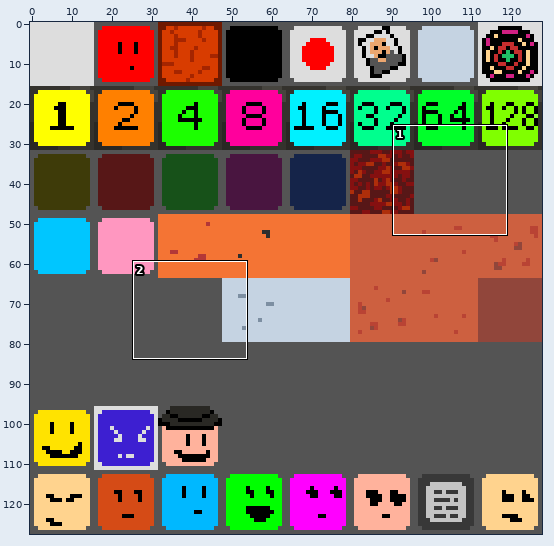
Sprite sheet: data/art/sprites.png. Above: a wide view before the commit, with the close-up outlined.
Close-up. First the earlier version:
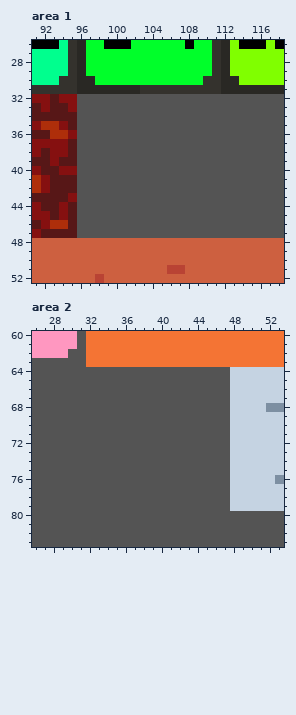
The file is 128x128 pixels. Colours within 5 levels of each other are drawn and written as one. Shown: area 1: x 91..118, y 26..52; area 2: x 26..53, y 60..83.
New version:
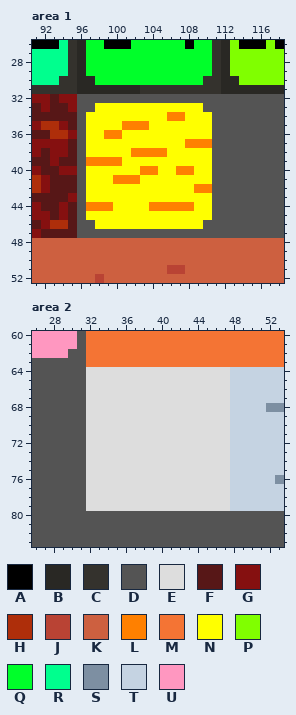
Palette (. is transparent): A #000000  B #292824  C #34322d  D #545454  E #dddddd  F #571717  G #851010  H #ae2e0a  J #b94334  K #cd6040  L #ff8000  M #f47434  N #ffff00  P #80ff00  Q #00ff2a  R #00ff8e  S #7d8fa2  T #c5d3e2  U #ff97c0
Edits made:
--- area 1
@@ x 95..112 @@
 32 GDDDDDDDDDDDDDDDDD
-33 GDDDDDDDDDDDDDDDDD
-34 FDDDDDDDDDDDDDDDDD
-35 FDDDDDDDDDDDDDDDDD
-36 GDDDDDDDDDDDDDDDDD
-37 FDDDDDDDDDDDDDDDDD
-38 FDDDDDDDDDDDDDDDDD
-39 FDDDDDDDDDDDDDDDDD
-40 GDDDDDDDDDDDDDDDDD
-41 FDDDDDDDDDDDDDDDDD
-42 FDDDDDDDDDDDDDDDDD
-43 GDDDDDDDDDDDDDDDDD
-44 FDDDDDDDDDDDDDDDDD
-45 FDDDDDDDDDDDDDDDDD
-46 FDDDDDDDDDDDDDDDDD
+33 GDDNNNNNNNNNNNNDDD
+34 FDNNNNNNNNNLLNNNDD
+35 FDNNNNLLLNNNNNNNDD
+36 GDNNLLNNNNNNNNNNDD
+37 FDNNNNNNNNNNNLLLDD
+38 FDNNNNNLLLLNNNNNDD
+39 FDLLLLNNNNNNNNNNDD
+40 GDNNNNNNLLNNLLNNDD
+41 FDNNNLLLNNNNNNNNDD
+42 FDNNNNNNNNNNNNLLDD
+43 GDNNNNNNNNNNNNNNDD
+44 FDLLLNNNNLLLLLNNDD
+45 FDNNNNNNNNNNNNNNDD
+46 FDDNNNNNNNNNNNNDDD
 47 FDDDDDDDDDDDDDDDDD
--- area 2
@@ x 26..53 @@
 63 DDDDDDMMMMMMMMMMMMMMMMMMMMMM
-64 DDDDDDDDDDDDDDDDDDDDDDTTTTTT
-65 DDDDDDDDDDDDDDDDDDDDDDTTTTTT
-66 DDDDDDDDDDDDDDDDDDDDDDTTTTTT
-67 DDDDDDDDDDDDDDDDDDDDDDTTTTTT
-68 DDDDDDDDDDDDDDDDDDDDDDTTTTSS
-69 DDDDDDDDDDDDDDDDDDDDDDTTTTTT
-70 DDDDDDDDDDDDDDDDDDDDDDTTTTTT
-71 DDDDDDDDDDDDDDDDDDDDDDTTTTTT
-72 DDDDDDDDDDDDDDDDDDDDDDTTTTTT
-73 DDDDDDDDDDDDDDDDDDDDDDTTTTTT
-74 DDDDDDDDDDDDDDDDDDDDDDTTTTTT
-75 DDDDDDDDDDDDDDDDDDDDDDTTTTTT
-76 DDDDDDDDDDDDDDDDDDDDDDTTTTTS
-77 DDDDDDDDDDDDDDDDDDDDDDTTTTTT
-78 DDDDDDDDDDDDDDDDDDDDDDTTTTTT
-79 DDDDDDDDDDDDDDDDDDDDDDTTTTTT
+64 DDDDDDEEEEEEEEEEEEEEEETTTTTT
+65 DDDDDDEEEEEEEEEEEEEEEETTTTTT
+66 DDDDDDEEEEEEEEEEEEEEEETTTTTT
+67 DDDDDDEEEEEEEEEEEEEEEETTTTTT
+68 DDDDDDEEEEEEEEEEEEEEEETTTTSS
+69 DDDDDDEEEEEEEEEEEEEEEETTTTTT
+70 DDDDDDEEEEEEEEEEEEEEEETTTTTT
+71 DDDDDDEEEEEEEEEEEEEEEETTTTTT
+72 DDDDDDEEEEEEEEEEEEEEEETTTTTT
+73 DDDDDDEEEEEEEEEEEEEEEETTTTTT
+74 DDDDDDEEEEEEEEEEEEEEEETTTTTT
+75 DDDDDDEEEEEEEEEEEEEEEETTTTTT
+76 DDDDDDEEEEEEEEEEEEEEEETTTTTS
+77 DDDDDDEEEEEEEEEEEEEEEETTTTTT
+78 DDDDDDEEEEEEEEEEEEEEEETTTTTT
+79 DDDDDDEEEEEEEEEEEEEEEETTTTTT
 80 DDDDDDDDDDDDDDDDDDDDDDDDDDDD
Changed places in both close-ups, as pixel boxes (x1, y1, x2, y2):
changed: (86, 103, 212, 229)
changed: (86, 367, 230, 511)
